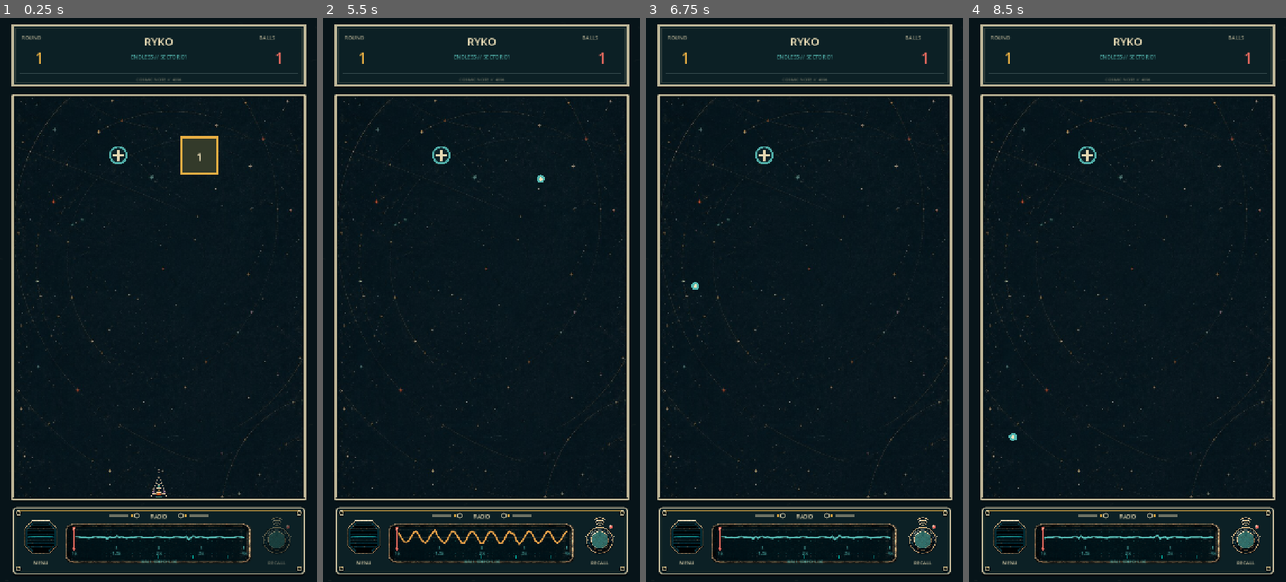
Above: before the commit, frames 1-4 (left to right).
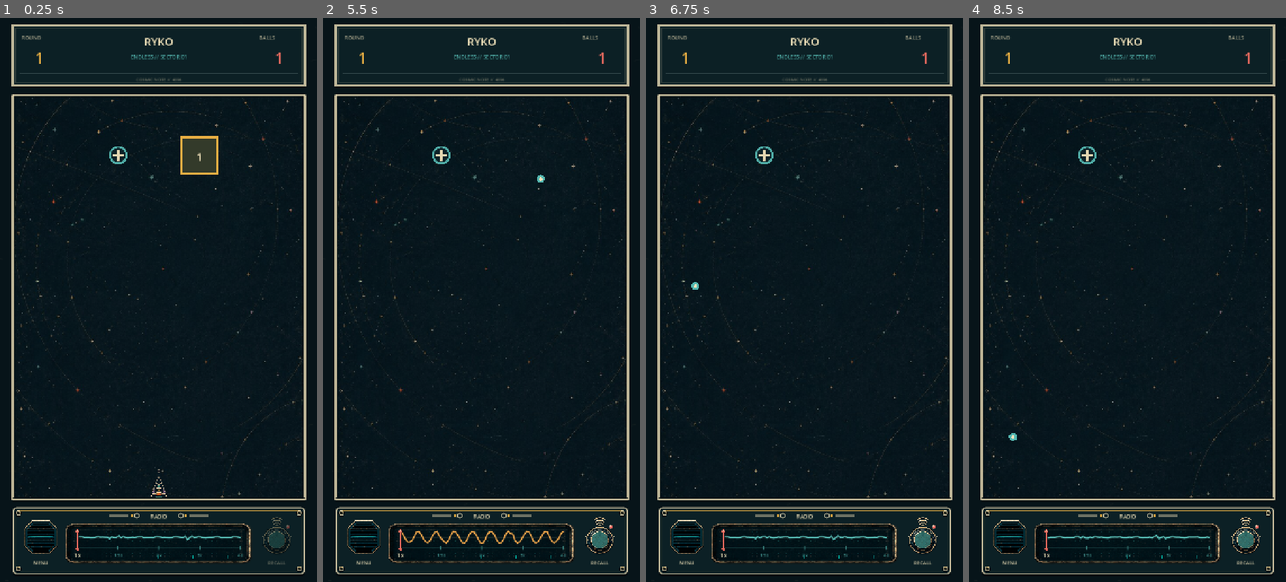
Above: after the commit, the same moments.

Repository: dfagaras/ryko-game
Game: Godot game, scene res://scenes/main.tscn
The game is run twice, just before and just after one commit, with the same random seed, the same clock (stepped at 60 frames per second) and the same inputs.
Inputs (mouse positions are in pixels of both pictures, inside the frame that each line leads up to):
- Up to frame 1 (0.25 s): no input
- Up to frame 2 (5.5 s): tap Enter at 0.5, 2.75, 4.25 s; move the mouse to (465, 412) at 0.52 s; click (465, 412) at 0.67 s; tap Space at 1.25, 3.5, 5 s; drag from (576, 384) to (465, 412) at 1.27 s; move the mouse to (386, 215) at 2.02 s; click (386, 215) at 2.17 s; drag from (497, 300) to (386, 215) at 2.77 s; move the mouse to (433, 159) at 3.52 s; click (433, 159) at 3.67 s; drag from (551, 271) to (433, 159) at 4.27 s; move the mouse to (418, 328) at 5.02 s; click (418, 328) at 5.17 s
- Up to frame 3 (6.75 s): drag from (836, 175) to (741, 328) at 5.77 s; move the mouse to (788, 412) at 6.52 s; click (788, 412) at 6.67 s
- Up to frame 4 (8.5 s): drag from (1222, 384) to (1111, 412) at 7.27 s; move the mouse to (1032, 215) at 8.02 s; click (1032, 215) at 8.17 s

The runs differ from the first frame. In frame 1, 0.3% of the frame differs, in the area x 22-78%, y 90-97%; in frame 2, 0.7%; in frame 3, 0.3%; in frame 4, 0.4%.

Commit message:
fix: refine radio speed display

Diff:
--- a/scripts/main.gd
+++ b/scripts/main.gd
@@ -830,7 +830,8 @@
 
 func _radio_speed_track_rect() -> Rect2:
 	var scope := _radio_scope_outer_rect()
-	return Rect2(scope.position + Vector2(20.0, 12.0), Vector2(scope.size.x - 40.0, 38.0))
+	# Keep every dynamic element comfortably inside the illustrated glass.
+	return Rect2(scope.position + Vector2(28.0, 15.0), Vector2(scope.size.x - 56.0, 32.0))
 
 
 func _radio_speed_interaction_rect() -> Rect2:
@@ -2276,24 +2277,37 @@
 	return points
 
 
-func _draw_radio_speed_control(scope_rect: Rect2, wave_rect: Rect2) -> void:
+func _draw_radio_speed_control(_scope_rect: Rect2, wave_rect: Rect2) -> void:
+	var scale_y := wave_rect.end.y + 8.0
+	draw_line(
+		Vector2(wave_rect.position.x, scale_y),
+		Vector2(wave_rect.end.x, scale_y),
+		Color(AQUA, 0.22),
+		1.0,
+		true
+	)
 	for speed_index in range(BALL_SPEED_MULTIPLIERS.size()):
 		var ratio := _speed_position_for_index(speed_index)
 		var x := lerpf(wave_rect.position.x, wave_rect.end.x, ratio)
-		draw_line(Vector2(x, wave_rect.end.y + 2.0), Vector2(x, wave_rect.end.y + 7.0), Color(AQUA, 0.72), 1.5, true)
-		_draw_centered_label(BALL_SPEED_LABELS[speed_index], Vector2(x, wave_rect.end.y + 15.0), 11, Color(AQUA, 0.92))
+		var is_selected := speed_index == selected_ball_speed
+		var tick_color := Color(CREAM, 0.94) if is_selected else Color(AQUA, 0.58)
+		var label_color := Color(CREAM, 0.98) if is_selected else Color(AQUA, 0.76)
+		draw_line(Vector2(x, scale_y - 4.0), Vector2(x, scale_y + 4.0), tick_color, 2.0 if is_selected else 1.2, true)
+		_draw_centered_label(
+			BALL_SPEED_LABELS[speed_index],
+			Vector2(x, scale_y + 15.0),
+			12 if is_selected else 10,
+			label_color
+		)
 
 	var needle_x := lerpf(wave_rect.position.x, wave_rect.end.x, speed_needle_position)
-	var needle_top := wave_rect.position.y - 1.0
-	var needle_bottom := wave_rect.end.y + 7.0
+	var needle_top := wave_rect.position.y + 2.0
+	var needle_bottom := scale_y + 3.0
 	draw_line(Vector2(needle_x + 1.5, needle_top + 1.5), Vector2(needle_x + 1.5, needle_bottom + 1.5), Color(PAPER_SHADOW, 0.78), 4.0, true)
 	draw_line(Vector2(needle_x, needle_top), Vector2(needle_x, needle_bottom), Color(CORAL, 0.96), 2.2, true)
 	draw_circle(Vector2(needle_x, needle_top), 3.8, Color(CORAL, 0.92))
 	draw_circle(Vector2(needle_x, needle_top), 1.5, CREAM)
 	draw_circle(Vector2(needle_x, needle_bottom), 3.2, Color(CORAL, 0.88))
-
-	var speed_text := "BALL SPEED %sX" % String.num(ball_speed_multiplier, 2)
-	_draw_centered_label(speed_text, Vector2(scope_rect.get_center().x, scope_rect.end.y - 7.0), 10, Color(AQUA, 0.96))
 
 
 func _draw_radio_scope_grid(rect: Rect2) -> void:
@@ -2330,14 +2344,17 @@
 		var clear_signal := 0.0
 		if clear_active:
 			clear_signal = _happy_radio_sample(radio_clear_elapsed - history) * 17.0
-		var y := rect.get_center().y - idle - hit - clear_signal
+		var y := clampf(rect.get_center().y - idle - hit - clear_signal, rect.position.y + 3.0, rect.end.y - 3.0)
 		points.append(Vector2(lerpf(rect.position.x, rect.end.x, ratio), y))
 	var color := AQUA
 	if clear_active:
 		color = AMBER.lerp(CORAL, 0.35 + sin(radio_phase * 2.0) * 0.15)
 	elif radio_hit_energy > 0.18:
 		color = AQUA.lerp(AMBER, minf(0.68, radio_hit_energy * 0.42))
-	draw_polyline(points, color, 2.4, true)
+	# A soft phosphor bloom under a crisp trace reads like a real radio scope
+	# without turning into a thick neon stripe.
+	draw_polyline(points, Color(color, 0.18), 4.0, true)
+	draw_polyline(points, color, 1.6, true)
 
 
 func _draw_recall_button() -> void:
